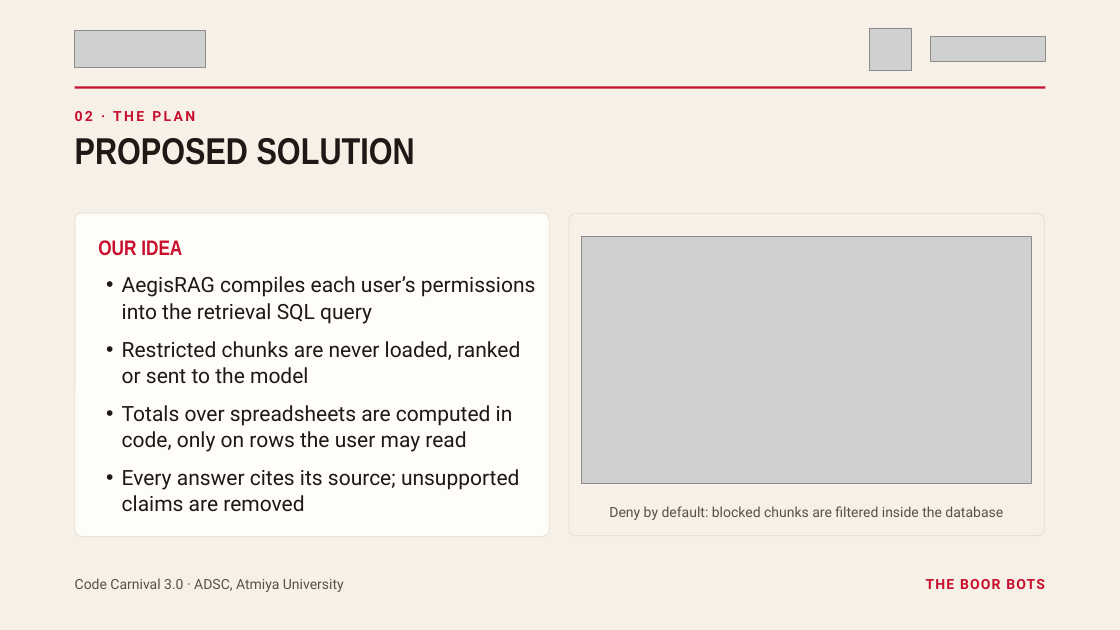
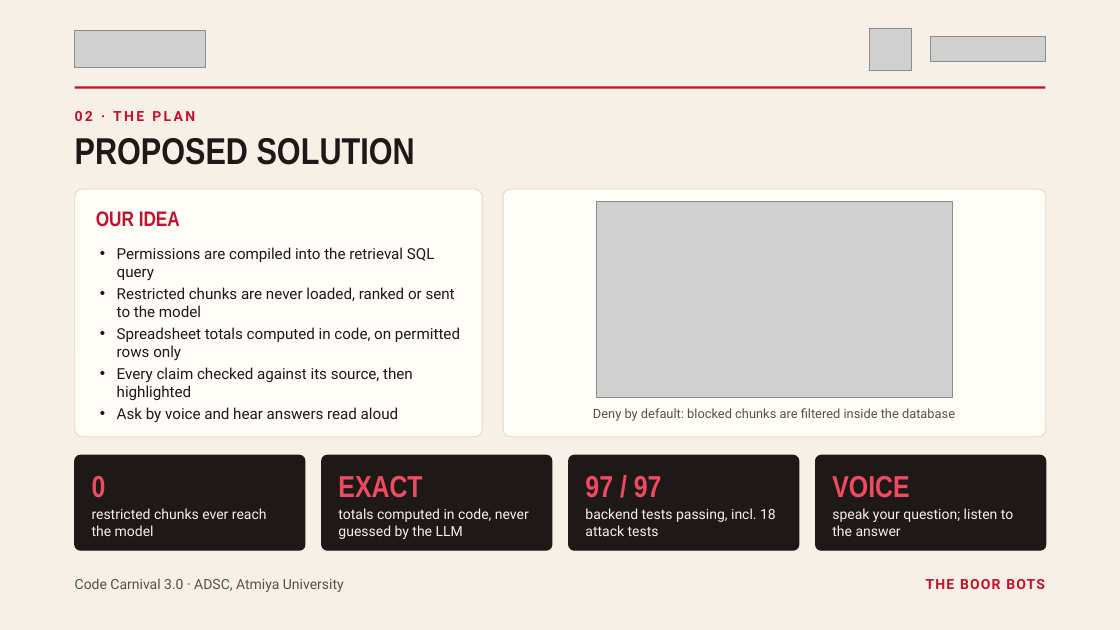
Before and after one commit to Navadeep44/aegisrag-2, a slide deck: slide 3 of docs/SJX3_TheBoorBots_CC3.pptx. Drawn at 1120x630 pixels with LibreOffice and Linux fonts; fonts in the diff are those of the drawing; grey boxes stand for pictures. Boxes give left, top, right and bottom in pixels: in the first picture for what was removed or moved away, otherwise in the second. Text is boxed around its words. In the diff, an @@ line names an element or a change of style, - is before the commit and + after.

```diff
--- a/docs/SJX3_TheBoorBots_CC3.pptx
+++ b/docs/SJX3_TheBoorBots_CC3.pptx
@@ rounded rectangle: place and size @@
-rounded rectangle at bbox=[75, 213, 549, 537]
+rounded rectangle at bbox=[75, 189, 482, 437]
@@ rounded rectangle at bbox=[75, 189, 482, 437]: outline #E2D8C8 0.5 pt to #E2D8C8 0.75 pt; proportions changed @@
@@ text "OUR IDEA": place and size @@
-text "OUR IDEA" at bbox=[98, 240, 182, 256]
+text "OUR IDEA" at bbox=[96, 211, 180, 227]
@@ text "OUR IDEA" at bbox=[96, 211, 180, 227]: line spacing 21.6pt to 1 @@
@@ rounded rectangle: place and size @@
-rounded rectangle at bbox=[569, 213, 1044, 536]
+rounded rectangle at bbox=[503, 189, 1046, 437]
@@ rounded rectangle at bbox=[503, 189, 1046, 437]: fill none to #FFFDF8; outline #E2D8C8 0.5 pt to #E2D8C8 0.75 pt; proportions changed @@
@@ picture: place and size @@
-picture at bbox=[581, 236, 1032, 483]
+picture at bbox=[597, 202, 953, 397]
@@ text "Permissions are compiled into the ...": place and size @@
-text "Permissions are compiled into the ..." at bbox=[122, 276, 536, 512]
+text "Permissions are compiled into the ..." at bbox=[117, 247, 460, 423]
@@ text at bbox=[117, 247, 435, 280]: text changed; size 18 to 13 pt @@
-• AegisRAG compiles each user’s permissions into the retrieval SQL query
+• Permissions are compiled into the retrieval SQL query
@@ text at bbox=[117, 287, 455, 317]: size 18 to 13 pt in "Restricted chunks are never loaded, ranked or ..."; indent changed; line spacing 22.5pt to 1; less space between paragraphs @@
@@ text at bbox=[117, 327, 460, 423]: text changed; size 18 to 13 pt @@
-• Totals over spreadsheets are computed in code, only on rows the user may read
-• Every answer cites its source; unsupported claims are removed
+• Spreadsheet totals computed in code, on permitted rows only
+• Every claim checked against its source, then highlighted
+• Ask by voice and hear answers read aloud
@@ text "Deny by default: blocked chunks ...": place and size @@
-text "Deny by default: blocked chunks ..." at bbox=[609, 506, 1003, 520]
+text "Deny by default: blocked chunks ..." at bbox=[593, 408, 955, 421]
@@ text "Deny by default: blocked chunks ..." at bbox=[593, 408, 955, 421]: size 12 to 11 pt @@
@@ rounded rectangle added at bbox=[75, 455, 305, 550], fill #1E1917, outline #1E1917 1 pt @@
@@ text added at bbox=[92, 476, 106, 498], 26 pt, text #F04A62, bold @@
+0
@@ rounded rectangle added at bbox=[322, 455, 552, 550], fill #1E1917, outline #1E1917 1 pt @@
@@ text added at bbox=[338, 476, 422, 498], 26 pt, text #F04A62, bold @@
+EXACT
@@ rounded rectangle added at bbox=[569, 455, 799, 550], fill #1E1917, outline #1E1917 1 pt @@
@@ text added at bbox=[585, 476, 662, 498], 26 pt, text #F04A62, bold @@
+97 / 97
@@ rounded rectangle added at bbox=[816, 455, 1046, 550], fill #1E1917, outline #1E1917 1 pt @@
@@ text added at bbox=[832, 476, 909, 498], 26 pt, text #F04A62, bold @@
+VOICE
@@ text added at bbox=[92, 508, 267, 536], 12 pt, text #F6F0E6 @@
+restricted chunks ever reach the model
@@ text added at bbox=[338, 508, 529, 539], 12 pt, text #F6F0E6 @@
+totals computed in code, never guessed by the LLM
@@ text added at bbox=[585, 508, 776, 536], 12 pt, text #F6F0E6 @@
+backend tests passing, incl. 18 attack tests
@@ text added at bbox=[832, 508, 1013, 536], 12 pt, text #F6F0E6 @@
+speak your question; listen to the answer
```
Also in this commit, not shown: 7 other slides changed, 19 other files.
